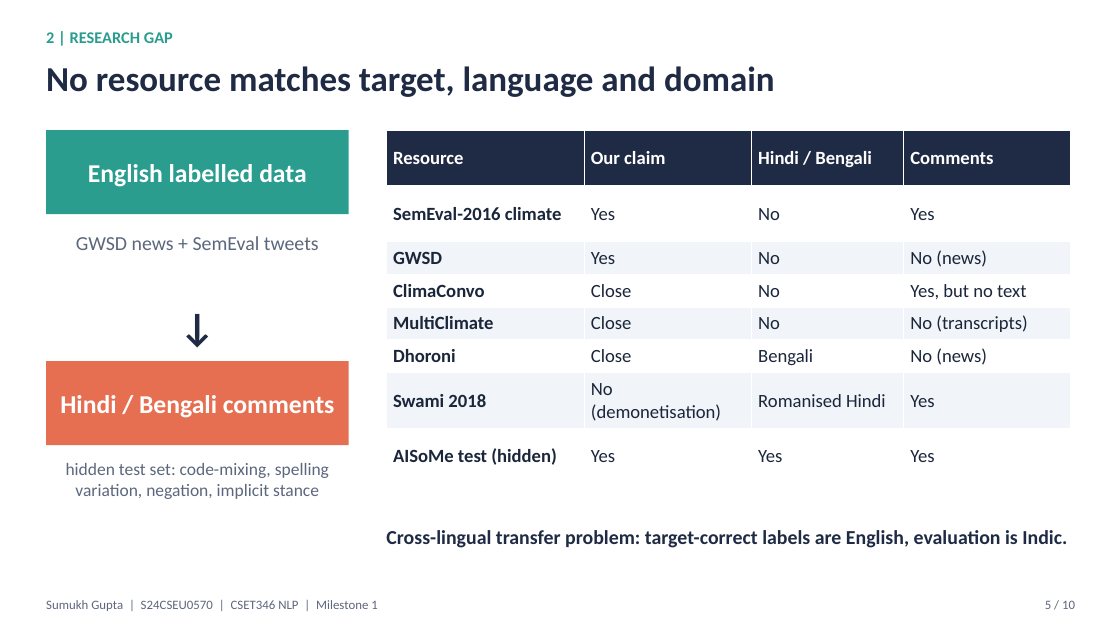
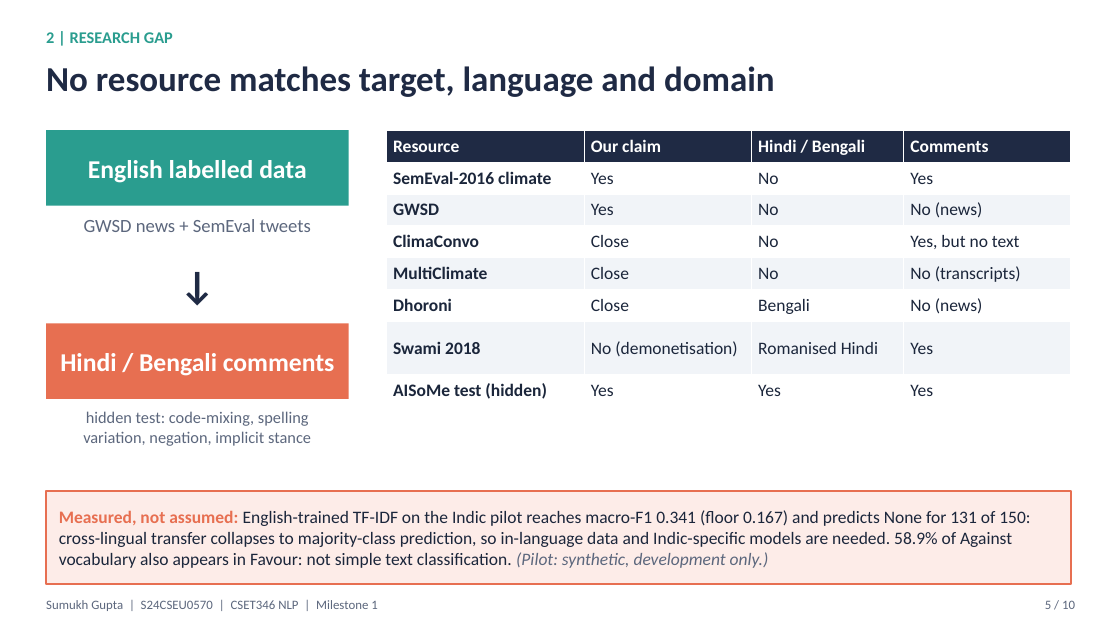
Before and after one commit to sumukh-dgaf/indic-climate-stance, a slide deck: slide 5 of outputs/Milestone1_Sumukh_S24CSEU0570.pptx. Drawn at 1120x630 pixels with LibreOffice and Linux fonts; fonts in the diff are those of the drawing. Boxes give left, top, right and bottom in pixels: in the first picture for what was removed or moved away, otherwise in the second. Text is boxed around its words. In the diff, an @@ line names an element or a change of style, - is before the commit and + after.

```diff
--- a/outputs/Milestone1_Sumukh_S24CSEU0570.pptx
+++ b/outputs/Milestone1_Sumukh_S24CSEU0570.pptx
@@ rectangle "English labelled data": place and size @@
-rectangle "English labelled data" at (46,130,349,214)
+rectangle "English labelled data" at (46,130,349,206)
@@ table at (386,130,1070,407) @@
@@ size 16 to 15 pt @@
@@ text "GWSD news + SemEval tweets": place and size @@
-text "GWSD news + SemEval tweets" at (76,236,319,250)
+text "GWSD news + SemEval tweets" at (84,219,311,232)
@@ text "GWSD news + SemEval tweets" at (84,219,311,232): size 17 to 16 pt @@
@@ text "↓": place and size @@
-text "↓" at (147,298,248,361)
+text "↓" at (147,256,248,319)
@@ rectangle "Hindi / Bengali comments": place and size @@
-rectangle "Hindi / Bengali comments" at (46,361,349,445)
+rectangle "Hindi / Bengali comments" at (46,323,349,399)
@@ text at (83,411,311,446): text changed; size 15 to 14 pt @@
-hidden test set: code-mixing, spelling variation, negation, implicit stance
+hidden test: code-mixing, spelling variation, negation, implicit stance
@@ rectangle added at (46,492,1071,584), fill #FDECE8, outline #E76F51 1.5 pt, 15 pt, text #1B263B @@
+Measured, not assumed: English-trained TF-IDF on the Indic pilot reaches macro-F1 0.341 (floor 0.167) and predicts None for 131 of 150: cross-lingual transfer collapses to majority-class prediction, so in-language data and Indic-specific models are needed. 58.9% of Against vocabulary also appears in Favour: not simple text classification. (Pilot: synthetic, development only.)
@@ text removed at (386,530,1067,548) @@
-Cross-lingual transfer problem: target-correct labels are English, evaluation is Indic.
```
Also in this commit, not shown: 4 other slides changed, 1 other file.
